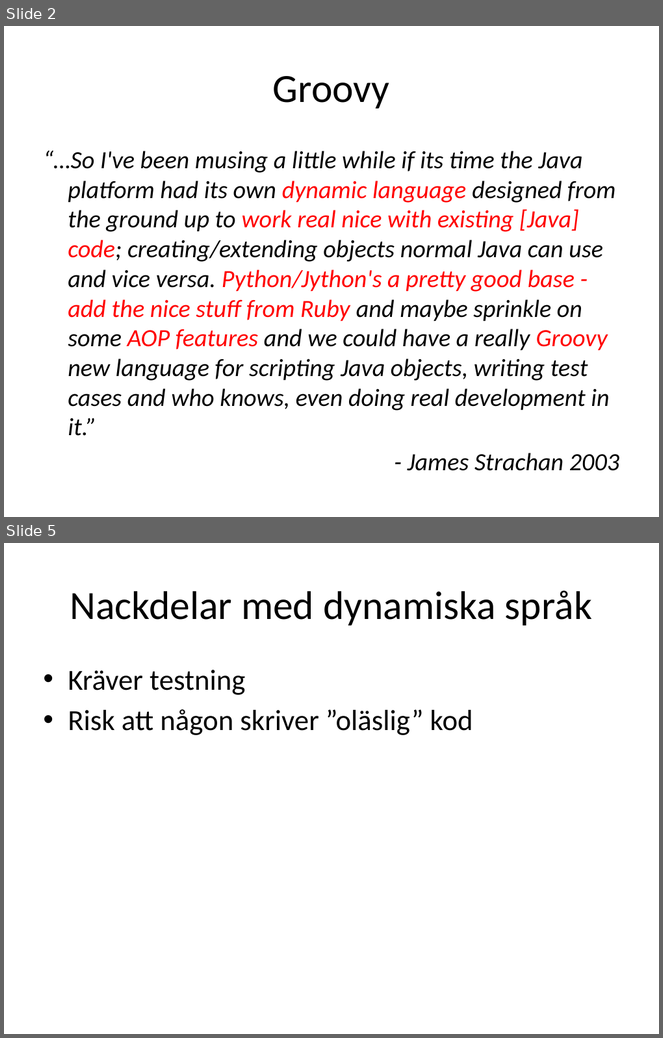
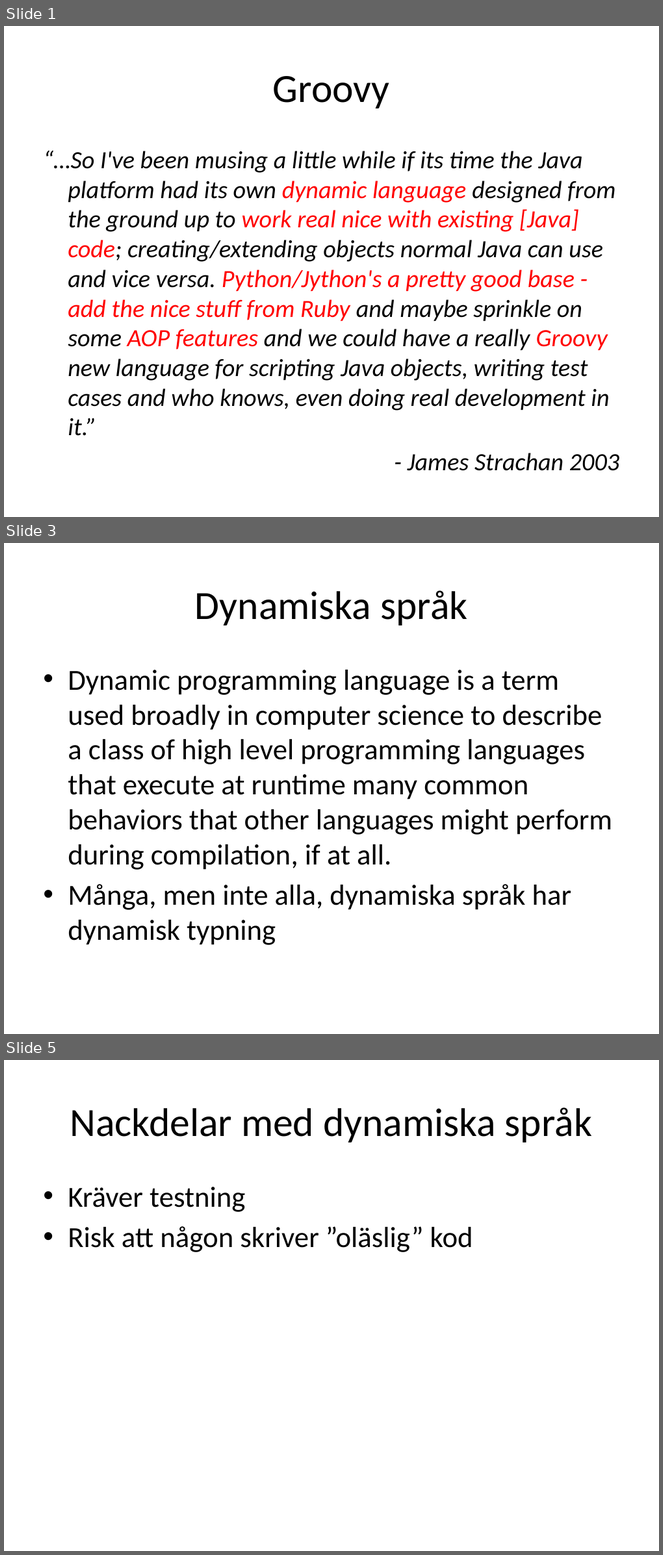
Before and after one commit to me97esn/groovyseminarium, a slide deck: groovyseminarie/dokument/groovyseminarium_source.pptx. Shown one above the other, each under a label of ours: slides 2 and 5 before the commit, slides 1, 3 and 5 after it; the slides between them are not shown. The pictures are 663x1038 and 663x1555 pixels, drawn with LibreOffice and Linux fonts; fonts in the diff are those of the drawing. Boxes give left, top, right and bottom in pixels: in the first picture for what was removed or moved away, otherwise in the second. Text is boxed around its words. In the diff, an @@ line names an element or a change of style, - is before the commit and + after.

Commit message:
lagt till lite text

```diff
--- a/groovyseminarie/dokument/groovyseminarium_source.pptx
+++ b/groovyseminarie/dokument/groovyseminarium_source.pptx
@@ slide 3 added at box(4, 543, 659, 1034), background #FFFFFF @@
@@ title added at box(195, 590, 467, 626), 44 pt, text #000000 @@
+Dynamiska språk
@@ text added at box(68, 670, 612, 945), 32 pt, text #000000 @@
+• Dynamic programming language is a term used broadly in computer science to describe a class of high level programming languages that execute at runtime many common behaviors that other languages might perform during compilation, if at all.
+• Många, men inte alla, dynamiska språk har dynamisk typning
@@ what was slide 2 is now slide 1 @@
```
Also in this commit, not shown: 2 slides changed, 5 other slides added, 1 slide removed.
